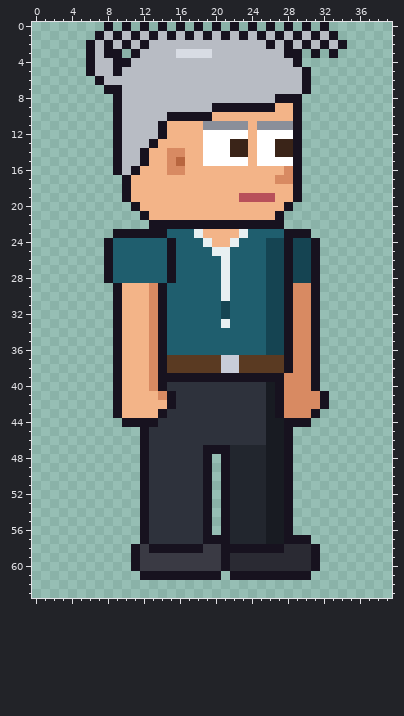
A pixel-art file gets an edit: sprites/expo/expo_tina_right.aseprite. Above is the file before it was changed.
40x64 pixels, 1 frame.
Once edited:
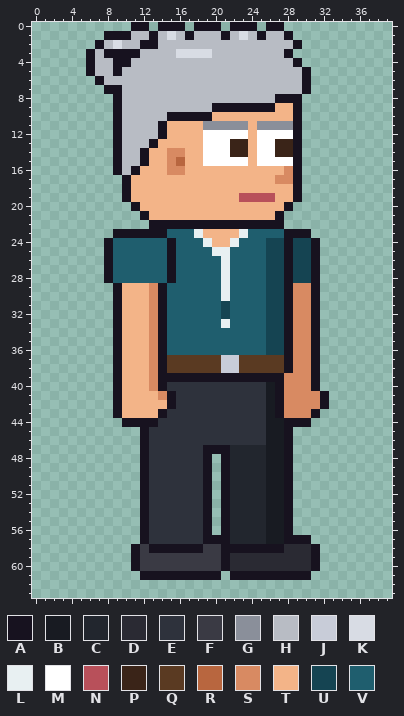
Palette (. is transparent): A #17121f  B #181b22  C #22262e  D #2a2a33  E #2e323c  F #3a3a44  G #8a8f9a  H #b8bcc4  J #c8ccd8  K #d8dce4  L #e8f0f2  M #ffffff  N #b8505a  P #3a2418  Q #5a3a22  R #b8663f  S #d88a62  T #f3b488  U #154452  V #1f5e6e
Change:
{"where": "layer \"Hair\""}
{"y":0,"x":8,"old":"A","new":"."}
{"y":0,"x":10,"old":"A.","new":".A"}
{"y":0,"x":15,"old":".","new":"A"}
{"y":0,"x":19,"old":".","new":"A"}
{"y":0,"x":23,"old":".","new":"A"}
{"y":0,"x":27,"old":".A","new":"A."}
{"y":0,"x":30,"old":"A","new":"."}
{"y":0,"x":32,"old":"A","new":"."}
{"y":1,"x":7,"old":"AH","new":".A"}
{"y":1,"x":10,"old":"HA","new":"AH"}
{"y":1,"x":15,"old":"A","new":"K"}
{"y":1,"x":19,"old":"A","new":"H"}
{"y":1,"x":23,"old":"A","new":"K"}
{"y":1,"x":27,"old":"AHAHAHA","new":"HA....."}
{"y":2,"x":6,"old":"AHAHA","new":".AHKH"}
{"y":2,"x":13,"old":"H","new":"A"}
{"y":2,"x":26,"old":"A","new":"H"}
{"y":2,"x":28,"old":"AHAHAHA","new":"HA....."}
{"y":3,"x":10,"old":".","new":"A"}
{"y":3,"x":29,"old":"A","new":"."}
{"y":3,"x":31,"old":"A","new":"."}
{"y":3,"x":33,"old":"A","new":"."}
{"label":"changed","picture_box":[86,22,347,58]}
